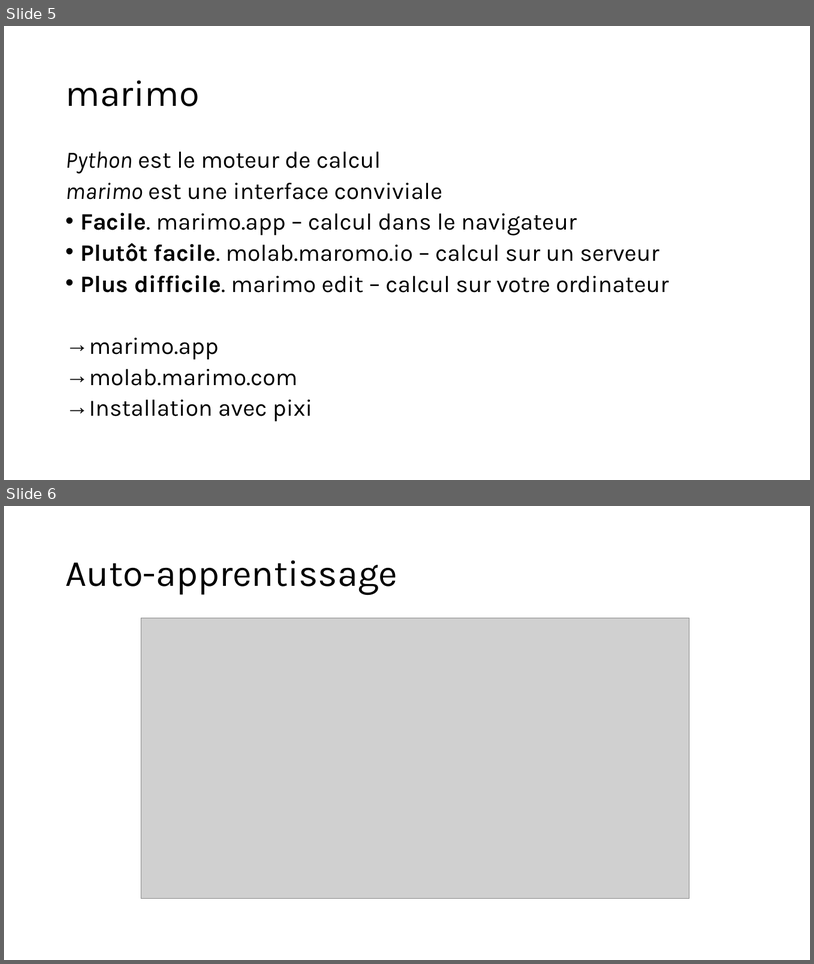
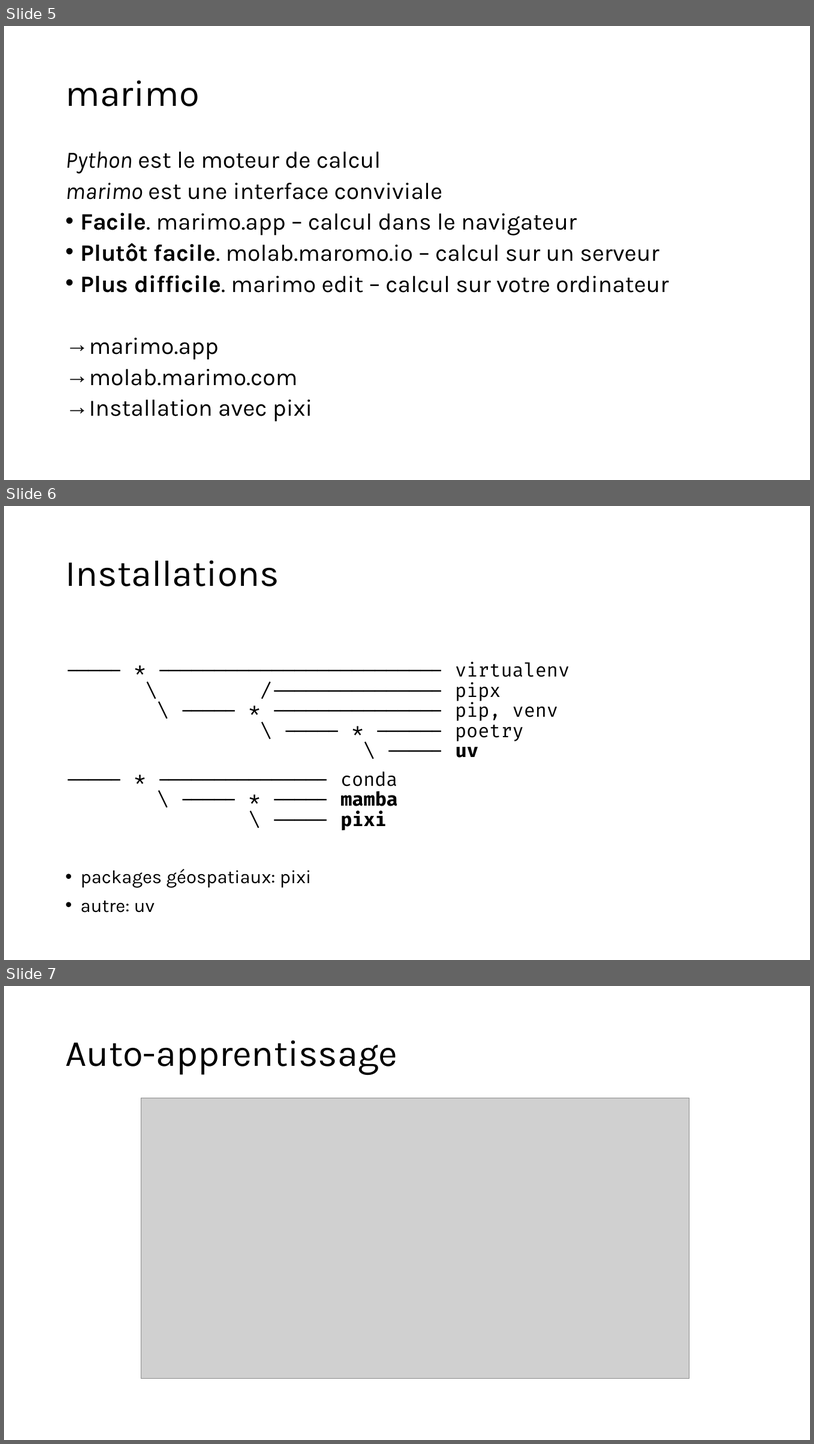
Before and after one commit to essicolo/melccfp-formations-python, a slide deck: formation-2/intro.pptx. Shown one above the other, each under a label of ours: slides 5 and 6 before the commit, slides 5, 6 and 7 after it. The pictures are 814x964 and 814x1444 pixels, drawn with LibreOffice and Linux fonts; fonts in the diff are those of the drawing; grey boxes stand for pictures. Boxes give left, top, right and bottom in pixels: in the first picture for what was removed or moved away, otherwise in the second. Text is boxed around its words. In the diff, an @@ line names an element or a change of style, - is before the commit and + after.

```diff
--- a/formation-2/intro.pptx
+++ b/formation-2/intro.pptx
@@ slide 6 added at (x1=4, y1=506, x2=810, y2=960), background #FFFFFF @@
@@ title added at (x1=65, y1=560, x2=279, y2=586), 44 pt, text #000000 @@
+Installations
@@ text added at (x1=81, y1=661, x2=570, y2=912), 22.2 pt, text #000000 @@
+----- * ------------------------- virtualenv
+\ /--------------- pipx
+\ ----- * --------------- pip, venv
+\ ----- * ------ poetry
+\ ----- uv
+----- * --------------- conda
+\ ----- * ----- mamba
+\ ----- pixi
+• packages géospatiaux: pixi
+• autre: uv
@@ what was slide 6 is now slide 7 @@
```
Also in this commit, not shown: 4 other files.
